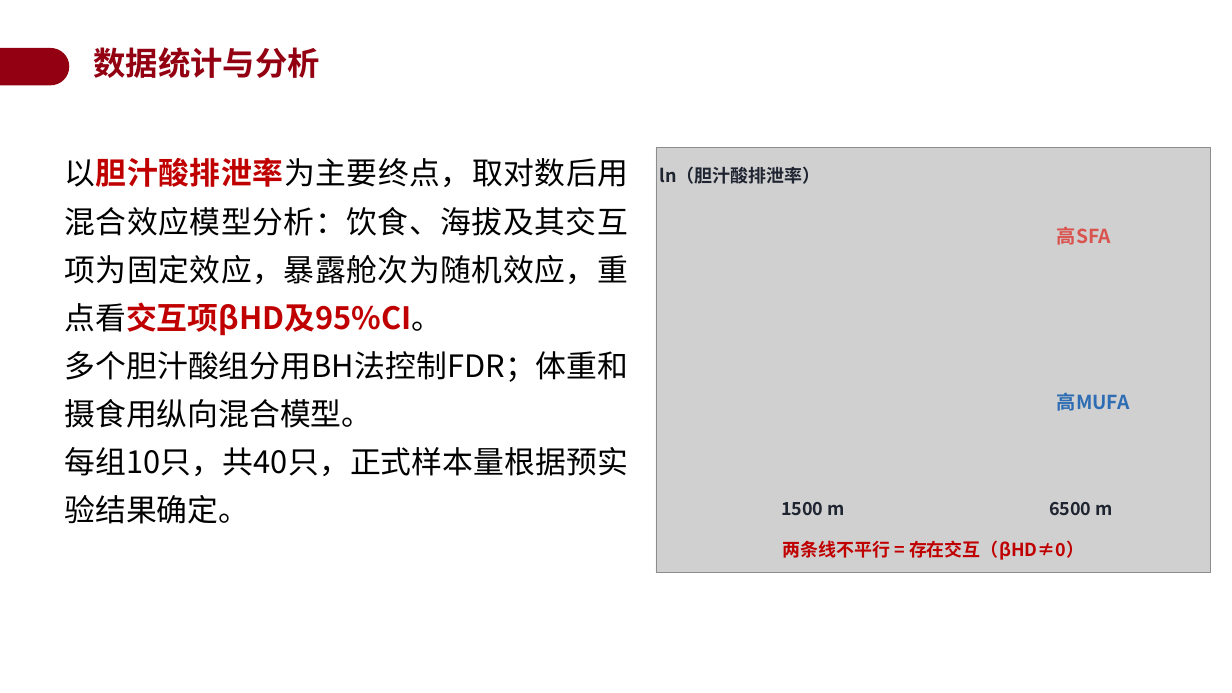
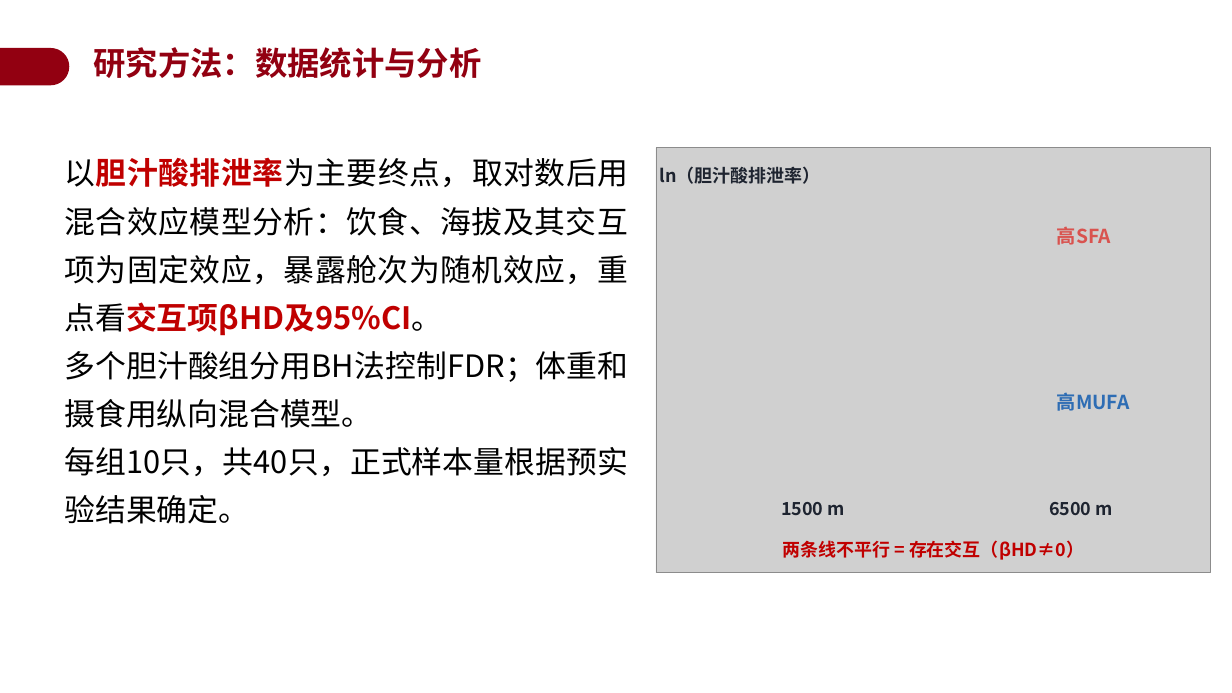
Before and after one commit to a854589274-afk/1, a slide deck: slide 21 of 开题答辩PPT_BSEP高原低压低氧.pptx (slide 18 before the commit). Drawn at 1232x693 pixels with LibreOffice and Linux fonts; fonts in the diff are those of the drawing; grey boxes stand for pictures; background and template pictures are left out. Boxes give left, top, right and bottom in pixels: in the first picture for what was removed or moved away, otherwise in the second. Text is boxed around its words. In the diff, an @@ line names an element or a change of style, - is before the commit and + after.

```diff
--- a/开题答辩PPT_BSEP高原低压低氧.pptx
+++ b/开题答辩PPT_BSEP高原低压低氧.pptx
@@ text at (x1=94, y1=47, x2=482, y2=78): text changed @@
-数据统计与分析
+研究方法：数据统计与分析
```
Also in this commit, not shown: 8 other slides changed, 4 slides added, 2 slides removed.
